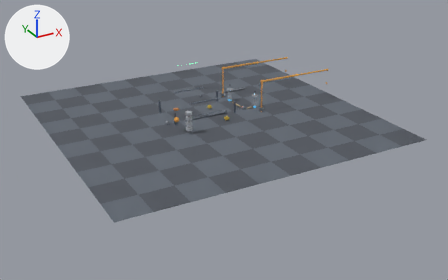
The Blender file PickLine/twin/PickLine_Twin.blend: old version first, new version second.
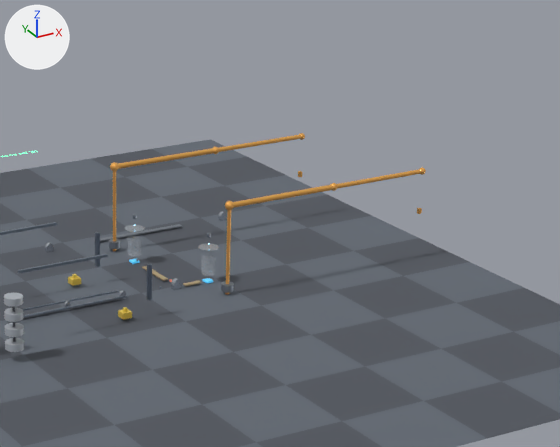
Each version is shown from a 50 mm camera at (-10.3, -23.0, 10.7) aimed at (3.4, 1.9, -1.8), then close up on the part from 41% to 84% of the width and 4% to 58% of the height. Lighting does not change. The marker at upper left points along +X, +Y and +Z. The first two pictures are the older version.

In view in the first close-up: 'Floor', 'OutfeedBelt', 'OutfeedRollerL', 'OutfeedRollerR', 'RobotA_Base', 'RobotA_Column', 'RobotA_Elbow', 'RobotA_Forearm', 'RobotA_Gripper', 'RobotA_Shoulder', 'RobotA_UpperArm', 'RobotA_Wrist', 'RobotB_Base', 'RobotB_Column', 'RobotB_Elbow', 'RobotB_Forearm', 'RobotB_Gripper', 'RobotB_Shoulder', 'RobotB_UpperArm', 'RobotB_Wrist' and 22 more.
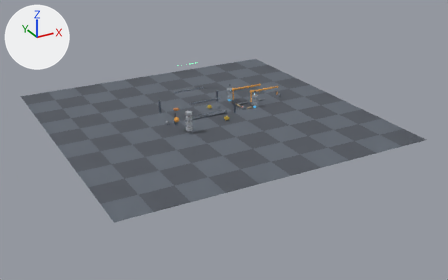
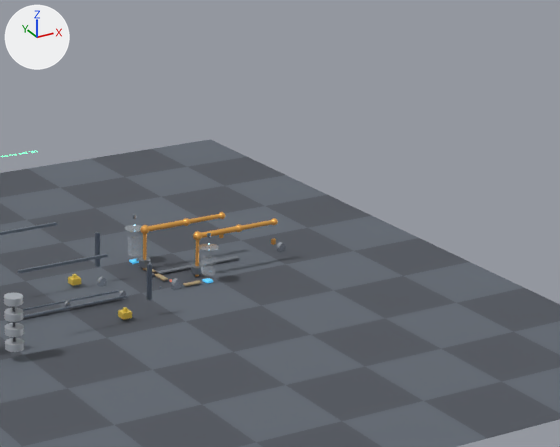
Pixel boxes (x1, y1, x2, y2) of what changed, in the close-ups (560 x 447 px):
'RobotA_UpperArm', moved, rescaled: before (233, 185, 333, 207); after (201, 226, 238, 238)
'RobotB_UpperArm', moved, rescaled: before (118, 148, 214, 169); after (148, 220, 185, 231)
'RobotA_Forearm', moved, rescaled: before (337, 169, 421, 189); after (242, 220, 273, 230)
'RobotB_Forearm', moved, rescaled (60% narrower, 39% shorter): before (219, 135, 301, 152); after (189, 214, 221, 224)
'OutfeedBelt', moved: before (93, 224, 182, 242); after (152, 256, 240, 276)
'RobotA_Column', moved, rescaled (29% narrower, 56% shorter): before (225, 210, 231, 295); after (195, 240, 199, 277)
'RobotA_Base', moved: before (221, 281, 234, 293); after (191, 264, 202, 275)
'RobotB_Base', moved: before (109, 239, 120, 249); after (139, 257, 151, 268)
'OutfeedRollerL', moved: before (45, 243, 54, 253); after (97, 277, 107, 287)
'OutfeedRollerR', moved: before (218, 211, 227, 221); after (277, 242, 286, 252)
'RobotA_Shoulder', moved: before (225, 201, 234, 210); after (193, 231, 202, 241)
'RobotB_Shoulder', moved: before (110, 162, 119, 171); after (140, 225, 149, 234)
'RobotA_Elbow', moved: before (330, 183, 337, 191); after (236, 224, 243, 232)
'RobotB_Elbow', moved: before (213, 147, 219, 154); after (183, 218, 190, 226)
'RobotA_Wrist', moved: before (420, 168, 426, 175); after (271, 218, 278, 225)
'RobotB_Wrist', moved: before (299, 133, 305, 140); after (219, 212, 225, 219)
'RobotA_Gripper', moved: before (417, 208, 422, 214); after (271, 238, 276, 245)
'RobotB_Gripper', moved: before (298, 171, 302, 177); after (219, 234, 224, 238)

The change in detail:
Object 'RobotA_Base' (ob_robota_base) moves from (4.6, 0.4, 0.12) to (4.6, 1.35, 0.12).
Object 'RobotA_Column' (ob_robota_column) moves from (4.6, 0.4, 0.75) to (4.6, 1.35, 0.35).
Object 'RobotA_Column' (ob_robota_column) is rescaled from (0.03, 0.03, 1.5) to (0.03, 0.03, 0.7).
Object 'RobotA_UpperArm' (ob_robota_upperarm) moves from (5.6, 0.4, 1.5) to (5.0, 1.35, 0.7).
Object 'RobotA_UpperArm' (ob_robota_upperarm) is rescaled from (0.045, 0.045, 2.0) to (0.045, 0.045, 0.8).
Object 'RobotA_Forearm' (ob_robota_forearm) moves from (7.5, 0.4, 1.5) to (5.75, 1.35, 0.7).
Object 'RobotA_Forearm' (ob_robota_forearm) is rescaled from (0.038, 0.038, 1.8) to (0.038, 0.038, 0.7).
Object 'RobotA_Shoulder' (ob_robota_shoulder) moves from (4.6, 0.4, 1.5) to (4.6, 1.35, 0.7).
Object 'RobotA_Elbow' (ob_robota_elbow) moves from (6.6, 0.4, 1.5) to (5.4, 1.35, 0.7).
Object 'RobotA_Wrist' (ob_robota_wrist) moves from (8.4, 0.4, 1.5) to (6.1, 1.35, 0.7).
Object 'RobotA_Gripper' (ob_robota_gripper) moves from (8.4, 0.4, 0.8) to (6.1, 1.35, 0.35).
Object 'RobotB_Base' (ob_robotb_base) moves from (4.0, 3.1, 0.12) to (4.0, 2.05, 0.12).
Object 'RobotB_Column' (ob_robotb_column) moves from (4.0, 3.1, 0.75) to (4.0, 2.05, 0.35).
Object 'RobotB_Column' (ob_robotb_column) is rescaled from (0.03, 0.03, 1.5) to (0.03, 0.03, 0.7).
Object 'RobotB_UpperArm' (ob_robotb_upperarm) moves from (5.0, 3.1, 1.5) to (4.4, 2.05, 0.7).
Object 'RobotB_UpperArm' (ob_robotb_upperarm) is rescaled from (0.045, 0.045, 2.0) to (0.045, 0.045, 0.8).
Object 'RobotB_Forearm' (ob_robotb_forearm) moves from (6.9, 3.1, 1.5) to (5.15, 2.05, 0.7).
Object 'RobotB_Forearm' (ob_robotb_forearm) is rescaled from (0.038, 0.038, 1.8) to (0.038, 0.038, 0.7).
Object 'RobotB_Shoulder' (ob_robotb_shoulder) moves from (4.0, 3.1, 1.5) to (4.0, 2.05, 0.7).
Object 'RobotB_Elbow' (ob_robotb_elbow) moves from (6.0, 3.1, 1.5) to (4.8, 2.05, 0.7).
Object 'RobotB_Wrist' (ob_robotb_wrist) moves from (7.8, 3.1, 1.5) to (5.5, 2.05, 0.7).
Object 'RobotB_Gripper' (ob_robotb_gripper) moves from (7.8, 3.1, 0.8) to (5.5, 2.05, 0.35).
Object 'OutfeedBelt' (ob_outfeedbelt) moves from (4.75, 3.6, 0.04) to (4.75, 1.7, 0.04).
Object 'OutfeedRollerL' (ob_outfeedrollerl) moves from (3.0, 3.6, 0.05) to (3.0, 1.7, 0.05).
Object 'OutfeedRollerR' (ob_outfeedrollerr) moves from (6.5, 3.6, 0.05) to (6.5, 1.7, 0.05).
